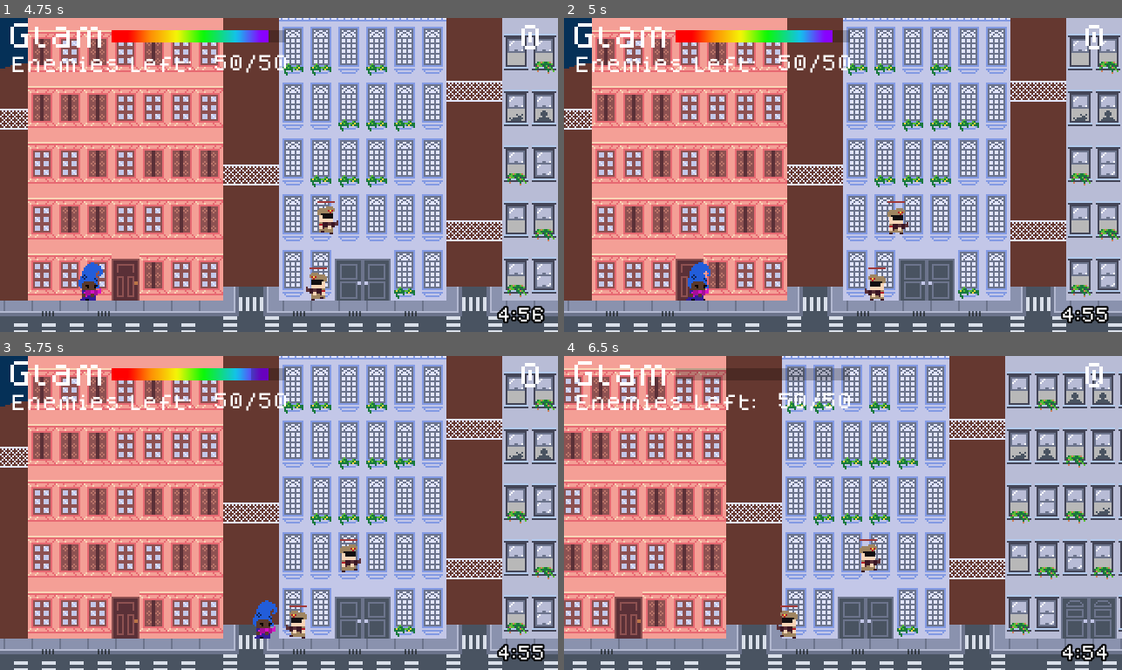
Above: before the commit, frames 1-4 (two rows, left to right).
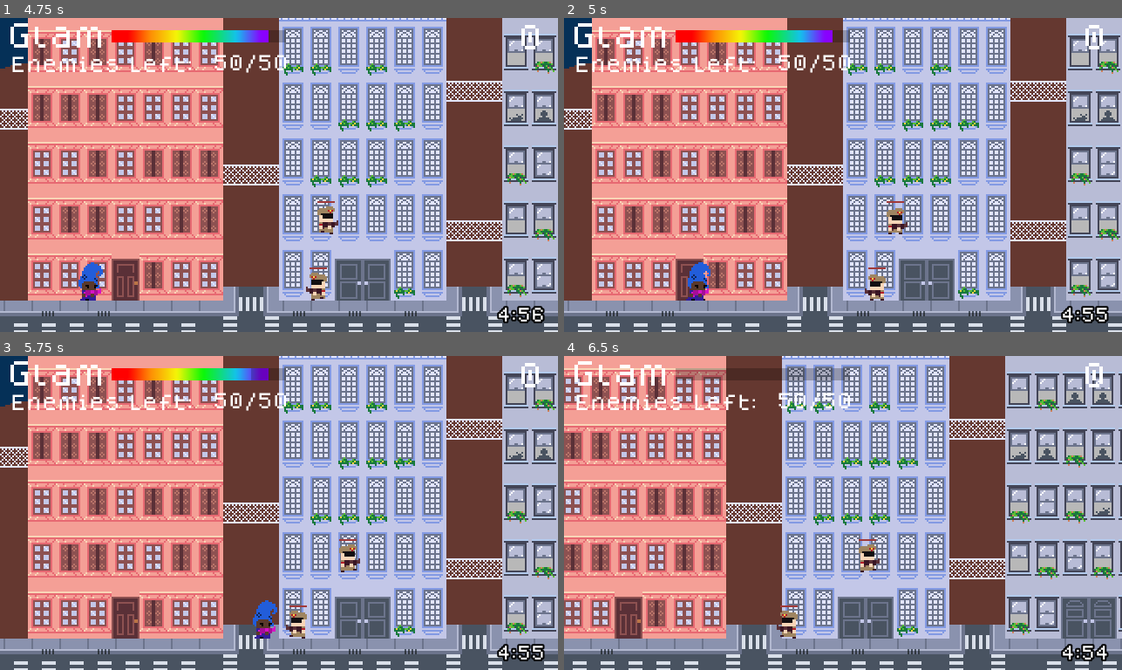
Above: after the commit, the same moments.

Repository: hamiltonromualdo/bring-ur-glam
Game: Godot game, scene res://src/Levels/EndGame.tscn
Two runs of this game, one before a commit and one after it. Both use one fixed random seed, a clock stepped at 60 frames per second and the inputs below. This scene is started directly instead of the project's main scene. Sound files missing from this copy of the repository are replaced by a short silence.
Inputs (mouse positions are in pixels of both pictures, inside the frame that each line leads up to):
- Up to frame 1 (4.75 s): tap Enter (ui_accept) at 0.5, 0.77, 1.52, 3.02, 3.77, 4.52 s; move the mouse to (251, 237) at 0.52 s; hold Right (ui_right) 0.53-2.03 s; move the mouse to (446, 222) at 1.27 s; move the mouse to (111, 127) at 2.02 s; hold Left (ui_left) 2.03-4.28 s; move the mouse to (306, 175) at 2.77 s; move the mouse to (195, 96) at 3.52 s; move the mouse to (401, 159) at 4.27 s; hold Right (ui_right) from 4.28 s (still down)
- Up to frame 2 (5 s): keep holding Right (ui_right)
- Up to frame 3 (5.75 s): keep holding Right (ui_right); move the mouse to (167, 528) at 5.02 s
- Up to frame 4 (6.5 s): keep holding Right (ui_right); move the mouse to (898, 443) at 5.77 s; tap Enter (ui_accept) at 6.02 s

Frame 1 is identical in both runs. In frame 2, less than 0.1% of the frame differs, in the area x 57-62%, y 58-69%; in frame 3, less than 0.1%, in the area x 60-65%, y 58-69%; in frame 4, less than 0.1%.

Commit message:
Pulling sky up in end game

Diff:
--- a/bring_ur_glam/src/Levels/EndGame.tscn
+++ b/bring_ur_glam/src/Levels/EndGame.tscn
@@ -11,7 +11,6 @@
 [ext_resource path="res://src/UserInterface/HUDTheme.tres" type="Theme" id=9]
 [ext_resource path="res://assets/fonts/dogica/dogicapixel.ttf" type="DynamicFontData" id=10]
 [ext_resource path="res://assets/sound/playground_theme.mp3" type="AudioStream" id=11]
-[ext_resource path="res://src/UserInterface/GameOverScreen.tscn" type="PackedScene" id=12]
 [ext_resource path="res://assets/bg/pl_sunset_large.png" type="Texture" id=13]
 [ext_resource path="res://assets/bg/cristo.png" type="Texture" id=14]
 [ext_resource path="res://assets/bg/pl_sea.png" type="Texture" id=15]
@@ -115,8 +114,11 @@
 collision_layer = 4
 collision_mask = 3
 format = 1
-tile_data = PoolIntArray( -1507249, 13, 0, -1507248, 13, 0, -1507247, 13, 0, -1507246, 13, 0, -1507245, 13, 0, -1507244, 13, 0, -1507243, 13, 0, -1507242, 13, 0, -1507241, 13, 0, -1507240, 13, 0, -1507239, 13, 0, -1507238, 13, 0, -1507237, 13, 0, -1507236, 13, 0, -1507235, 13, 0, -1507234, 13, 0, -1507233, 13, 0, -1507232, 13, 0, -1507231, 13, 0, -1507230, 13, 0, -1507229, 13, 0, -1507228, 13, 0, -1507227, 13, 0, -1507226, 13, 0, -1507225, 13, 0, -1507224, 13, 0, -1507223, 13, 0, -1441713, 1073741837, 0, -1441687, 13, 0, -1376177, 13, 0, - …(2495 unchanged characters)…
+tile_data = PoolIntArray( -1572785, 13, 0, -1572784, 13, 0, -1572783, 13, 0, -1572782, 13, 0, -1572781, 13, 0, -1572780, 13, 0, -1572779, 13, 0, -1572778, 13, 0, -1572777, 13, 0, -1572776, 13, 0, -1572775, 13, 0, -1572774, 13, 0, -1572773, 13, 0, -1572772, 13, 0, -1572771, 13, 0, -1572770, 13, 0, -1572769, 13, 0, -1572768, 13, 0, -1572767, 13, 0, -1572766, 13, 0, -1572765, 13, 0, -1572764, 13, 0, -1572763, 13, 0, -1572762, 13, 0, -1572761, 13, 0, -1572760, 13, 0, -1572759, 13, 0, -1507249, 13, 0, -1507223, 13, 0, -1441713, 13, 0, -1441687, 13, 0, -1376177, 13, 0, - …(2495 unchanged characters)…
 script = ExtResource( 1 )
+INCLUDE_UPPER_TILE = false
+INCLUDE_BOTTOM_TILE = false
+REMOVE_ADJ_TILES = false
 
 [node name="Buildings" type="TileMap" parent="."]
 tile_set = ExtResource( 7 )
